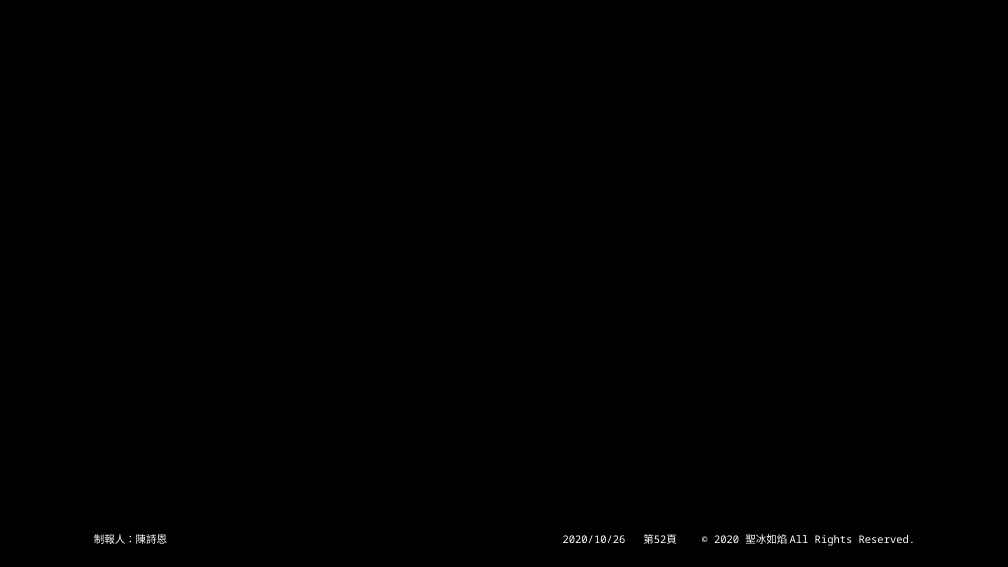
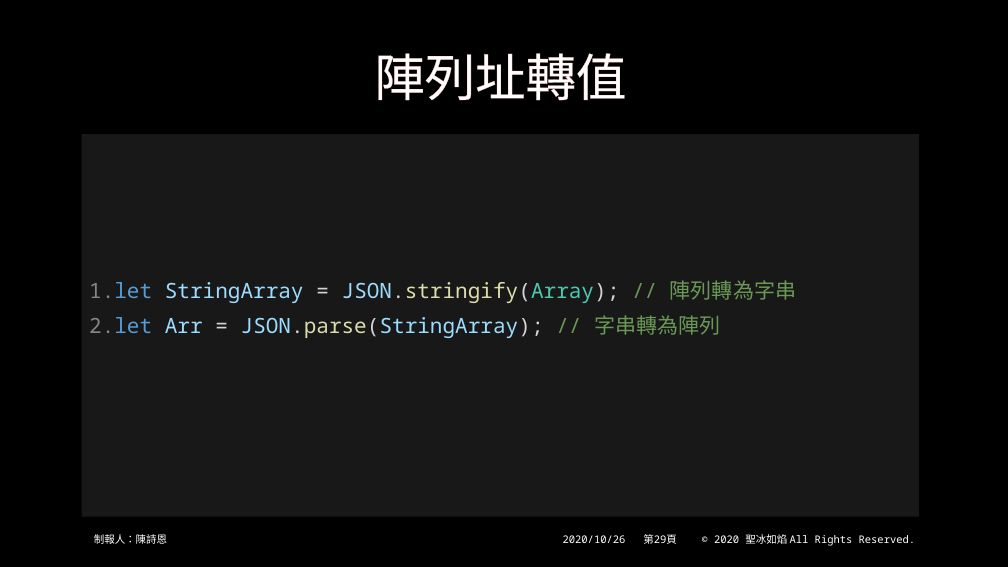
Before and after one commit to beenyan/RLSB, a slide deck: slide 29 of 俄羅斯方塊.pptx (slide 52 before the commit). Drawn at 1008x567 pixels with LibreOffice and Linux fonts; fonts in the diff are those of the drawing; background and template pictures are left out. Boxes give left, top, right and bottom in pixels: in the first picture for what was removed or moved away, otherwise in the second. Text is boxed around its words. In the diff, an @@ line names an element or a change of style, - is before the commit and + after.

Commit message:
PPT

```diff
--- a/俄羅斯方塊.pptx
+++ b/俄羅斯方塊.pptx
@@ title added at [374,53,626,101], 48 pt, text #FFFFFF @@
+陣列址轉值
@@ text added at [82,134,920,516], fill #1E1E1E at 80% opacity, 20 pt, text #9CDCFE @@
+1. let StringArray = JSON.stringify(Array); // 陣列轉為字串
+2. let Arr = JSON.parse(StringArray); // 字串轉為陣列
@@ page number at [643,534,677,544]: text changed @@
-第52頁
+第29頁
```
Also in this commit, not shown: 18 other slides changed, 31 slides removed, 2 other files.
